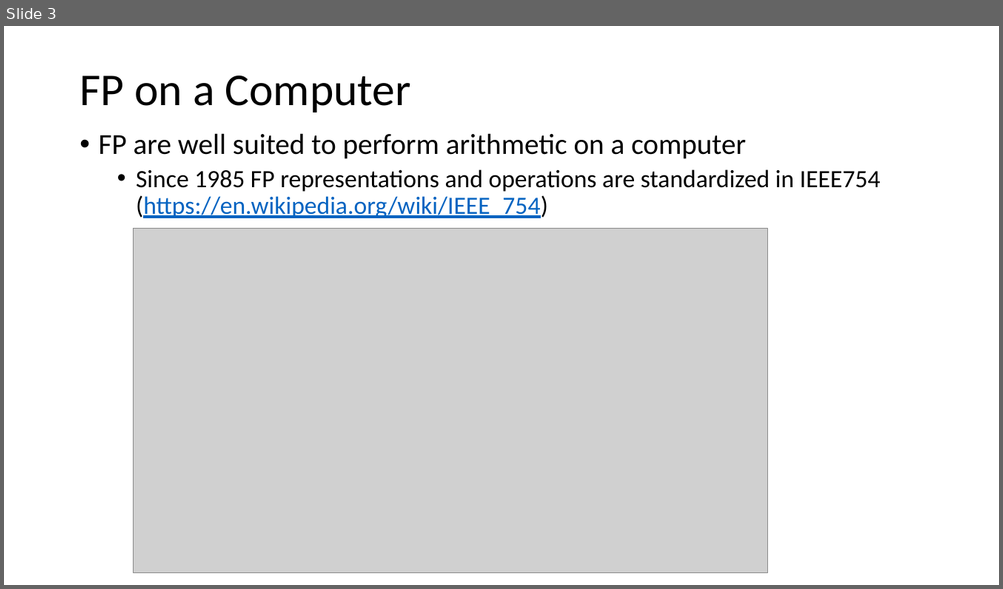
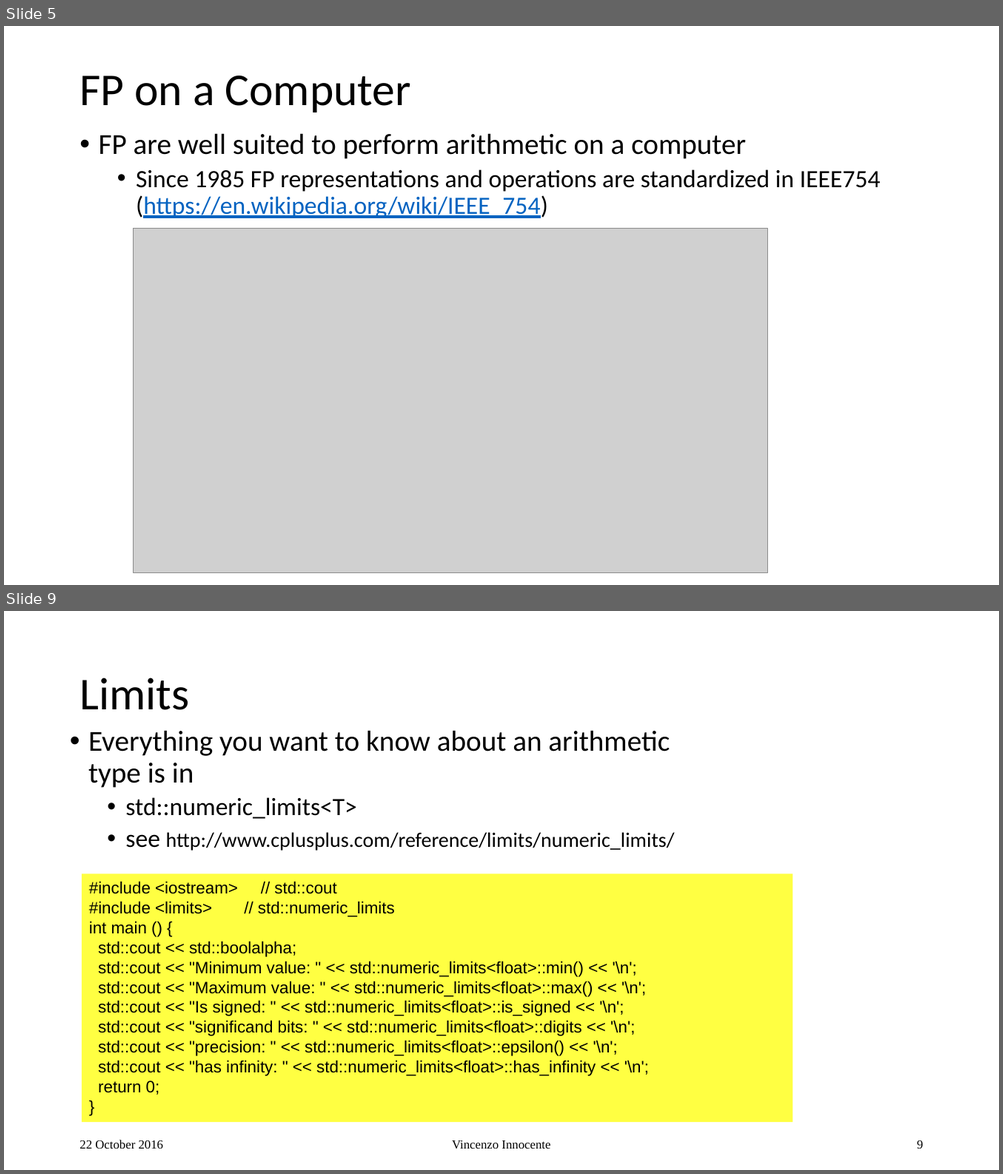
Before and after one commit to VinInn/FPCourse, a slide deck: Slides/FPforScientist.pptx. Shown one above the other, each under a label of ours: slide 3 before the commit, slides 5 and 9 after it; the slides between them are not shown. The pictures are 1003x589 and 1003x1174 pixels, drawn with LibreOffice and Linux fonts; fonts in the diff are those of the drawing; grey boxes stand for pictures. Boxes give left, top, right and bottom in pixels: in the first picture for what was removed or moved away, otherwise in the second. Text is boxed around its words. In the diff, an @@ line names an element or a change of style, - is before the commit and + after.

```diff
--- a/Slides/FPforScientist.pptx
+++ b/Slides/FPforScientist.pptx
@@ slide 9 added at [4, 611, 999, 1170], background #FFFFFF @@
@@ title added at [79, 678, 189, 710], 44 pt, text #000000 @@
+Limits
@@ text added at [88, 730, 674, 851], 20 pt, text #000000 @@
+• Everything you want to know about an arithmetic type is in
+  • std::numeric_limits<T>
+  • see http://www.cplusplus.com/reference/limits/numeric_limits/
@@ rectangle added at [82, 874, 793, 1123], fill #FFFF00 at 74% opacity, 16 pt, text #000000 @@
+#include <iostream> // std::cout
+#include <limits> // std::numeric_limits
+int main () {
+std::cout << std::boolalpha;
+std::cout << "Minimum value: " << std::numeric_limits<float>::min() << '\n';
+std::cout << "Maximum value: " << std::numeric_limits<float>::max() << '\n';
+std::cout << "Is signed: " << std::numeric_limits<float>::is_signed << '\n';
+std::cout << "significand bits: " << std::numeric_limits<float>::digits << '\n';
+std::cout << "precision: " << std::numeric_limits<float>::epsilon() << '\n';
+std::cout << "has infinity: " << std::numeric_limits<float>::has_infinity << '\n';
+return 0;
+}
@@ text added at [79, 1140, 164, 1149], 12 pt, text #000000 @@
+22 October 2016
@@ text added at [452, 1141, 550, 1149], 12 pt, text #000000 @@
+Vincenzo Innocente
@@ page number added at [916, 1141, 922, 1149], 12 pt, text #000000 @@
+9
@@ what was slide 3 is now slide 5 @@
```
Also in this commit, not shown: 1 slide changed, 5 other slides added.
